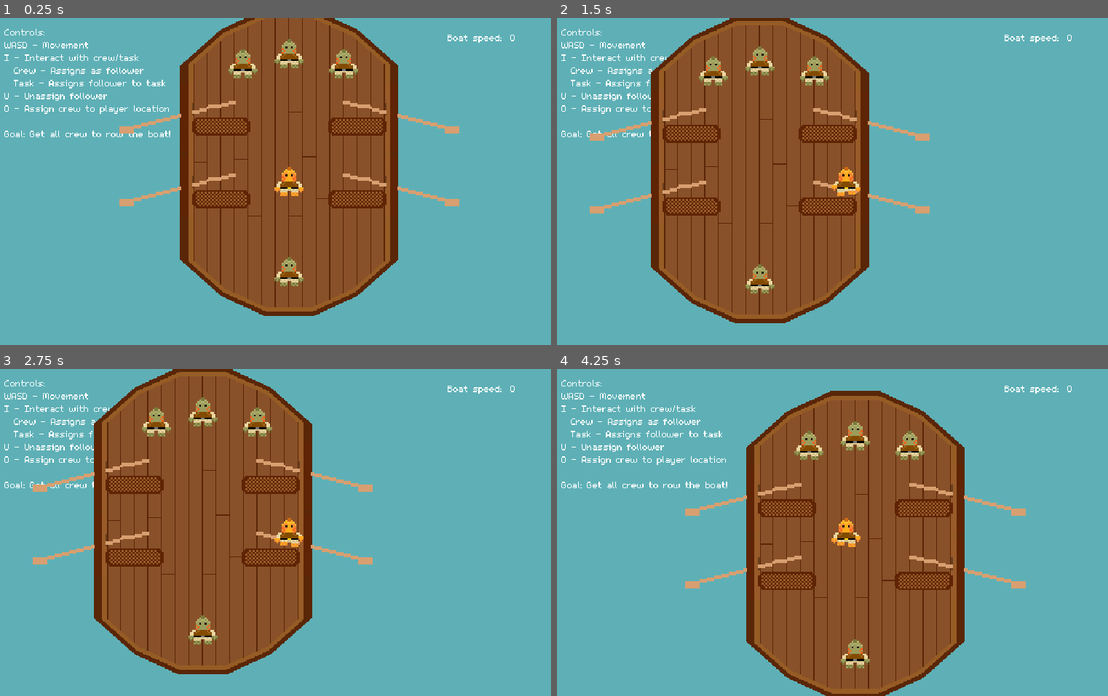
Above: before the commit, frames 1-4 (two rows, left to right).
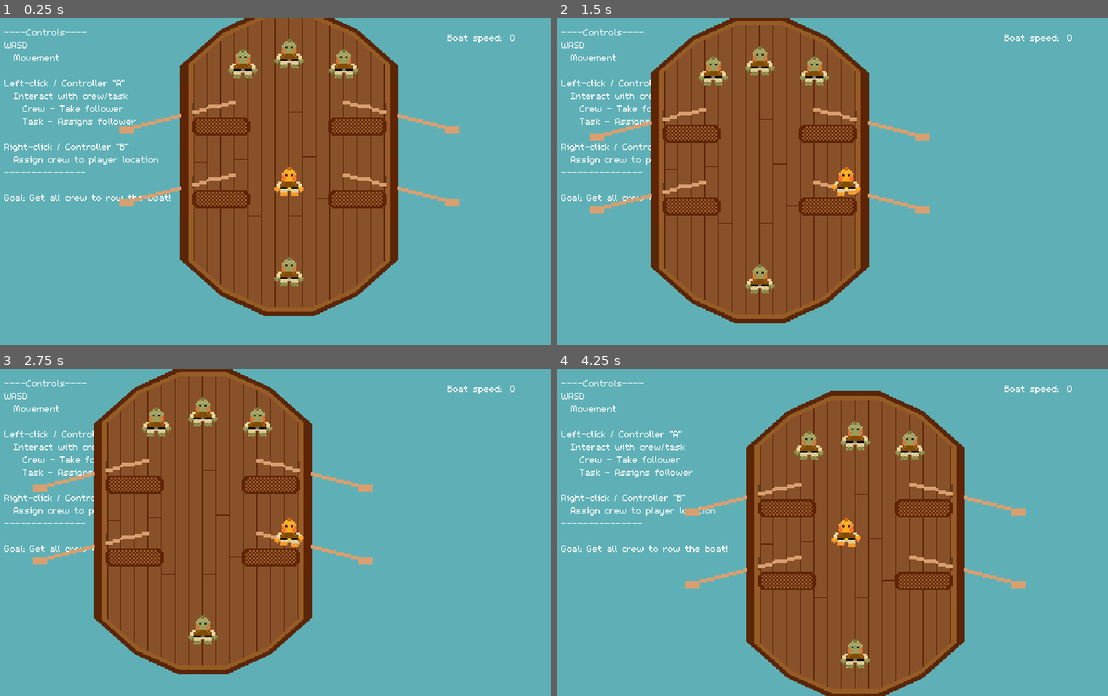
Above: after the commit, the same moments.

Repository: Splashy-Inc/splish-splashisson
Game: Godot game, scene res://Scenes/playground.tscn
The game is run twice, just before and just after one commit, with the same random seed, the same clock (stepped at 60 frames per second) and the same inputs.
Inputs:
- Up to frame 1 (0.25 s): no input
- Up to frame 2 (1.5 s): tap Enter at 0.5 s; hold D (right) 0.53-1.28 s; hold O (location) 0.53-1.28 s; hold S (down) from 1.28 s (still down); tap I (interact) at 1.35 s
- Up to frame 3 (2.75 s): tap O (location) at 1.55 s; release S (down) at 2.03 s; hold D (right) from 2.03 s (still down); hold O (location) from 2.03 s (still down)
- Up to frame 4 (4.25 s): release D (right) at 2.78 s; release O (location) at 2.78 s; hold W (up) 2.78-3.53 s; tap O (location) at 2.85, 3.8 s; tap Space at 3.5 s; hold A (left) from 3.53 s (still down); hold I (interact) from 3.53 s (still down)

The runs differ from the first frame. In frame 1, 1.7% of the frame differs, in the area x 0-31%, y 3-56%; in frame 2, 1.1%; in frame 3, 1.1%; in frame 4, 1.7%.

Commit message:
Update playground controls with new changes

Diff:
--- a/Scenes/playground.tscn
+++ b/Scenes/playground.tscn
@@ -24,18 +24,24 @@
 [node name="Label" type="Label" parent="CanvasLayer"]
 offset_left = 7.0
 offset_top = 8.0
-offset_right = 139.0
-offset_bottom = 140.0
-text = "Controls:
-WASD - Movement
-I - Interact with crew/task
-  Crew - Assigns as follower
-  Task - Assigns follower to task
-U - Unassign follower
-O - Assign crew to player location
+offset_right = 193.0
+offset_bottom = 175.0
+text = "----Controls----
+WASD
+  Movement
+
+Left-click / Controller \"A\"
+  Interact with crew/task
+    Crew - Take follower
+    Task - Assigns follower
+
+Right-click / Controller \"B\"
+  Assign crew to player location
+---------------
 
 Goal: Get all crew to row the boat!"
 label_settings = SubResource("LabelSettings_qe181")
+autowrap_mode = 2
 
 [node name="HBoxContainer" type="HBoxContainer" parent="CanvasLayer"]
 z_index = 1
